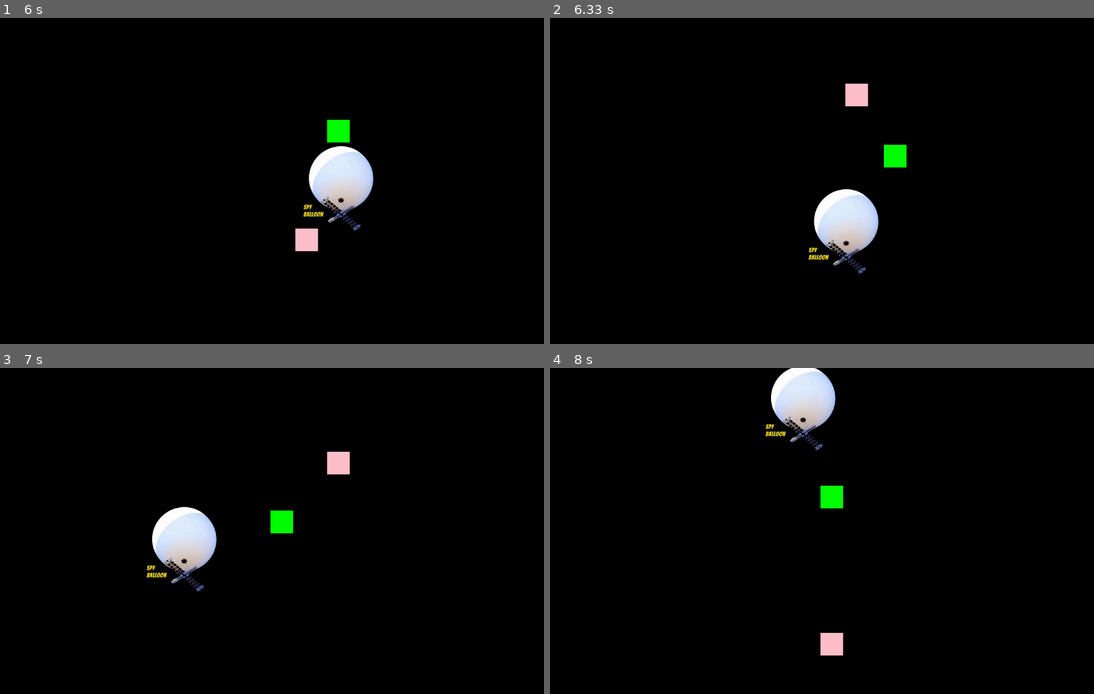
Above: before the commit, frames 1-4 (two rows, left to right).
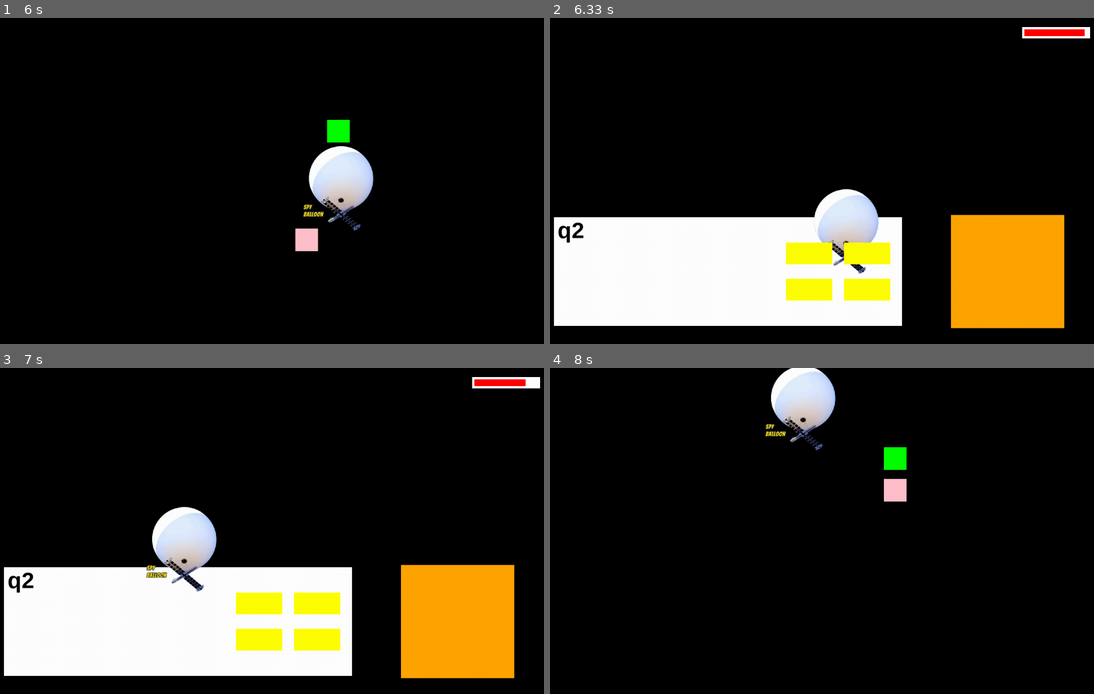
Above: after the commit, the same moments.

Repository: hsiang086/crc-static-exhibition
Game: pygame game, started from main/third_scene.py
Same seed, same stepped clock (60 frames per second), same inputs: the game is played once before the commit and once after it.
Inputs (mouse positions are in pixels of both pictures, inside the frame that each line leads up to):
- Up to frame 1 (6 s): tap Space at 0.33, 4.23, 4.63, 4.93, 5.07, 5.47, 5.77 s; click (261, 252) at 1.72 s; hold Right 2-2.47 s; move the mouse to (380, 122) at 2.03 s; hold Up 2.5-2.8 s; hold Right 2.83-3.3 s; hold Left 3.33-3.87 s; hold Down 3.9-4.2 s; hold Left 4.57-4.97 s; hold Up 5-5.37 s; hold Right from 5.4 s (still down)
- Up to frame 2 (6.33 s): release Right at 6.03 s; hold Down from 6.07 s (still down); tap Space at 6.13 s
- Up to frame 3 (7 s): release Down at 6.43 s; hold Left 6.47-6.93 s; tap Space at 6.53, 6.83 s
- Up to frame 4 (8 s): click (811, 602) at 7.52 s; hold Up from 7.8 s (still down); tap Space at 7.87 s

Frame 1 is identical in both runs. In frame 2, 29% of the frame differs, in the area x 0-100%, y 2-96%; in frame 3, 29%; in frame 4, 1.2%.

Commit message:
Update third_scene.py

Diff:
--- a/main/third_scene.py
+++ b/main/third_scene.py
@@ -88,6 +88,7 @@
         else:
             global aim_x
             self.rect.centerx = aim_x
+            self.reset()
             print(self.rect.centerx)
 
 class Aim(pygame.sprite.Sprite):
@@ -192,9 +193,11 @@
                     self.check = True
                 if event.key == pygame.K_SPACE : #and self.rect.collidepoint(bullet.rect.center):
                     #decrease_bool = True
-                    self.change = not self.change
+
                     bullet_bool = True
                 if self.rect.collidepoint(bullet.rect.center):
+                    bullet_bool = False
+                    self.change = not self.change
                     decrease_bool = True
                     global shooting
                     shooting = not shooting
